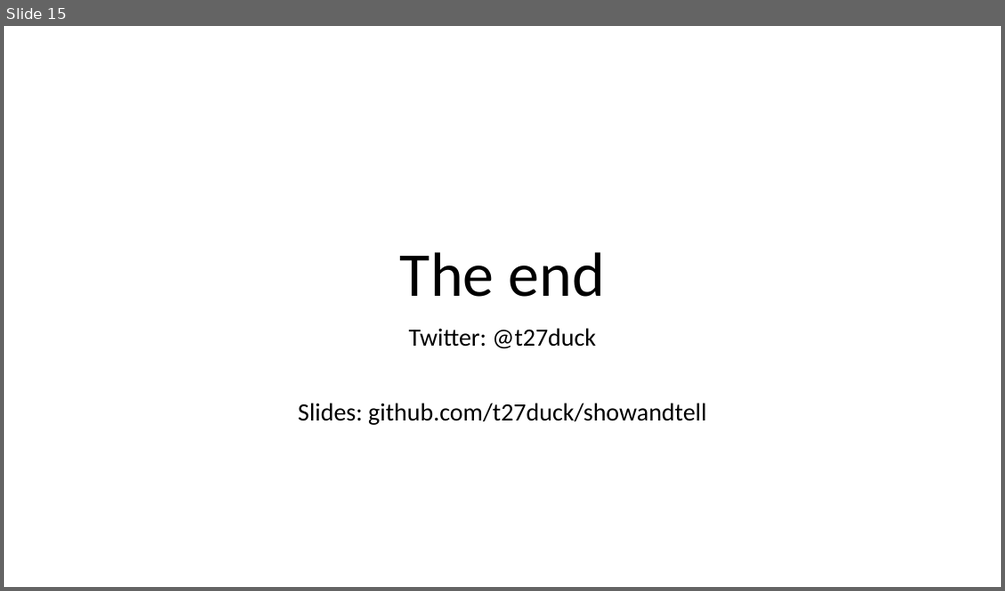
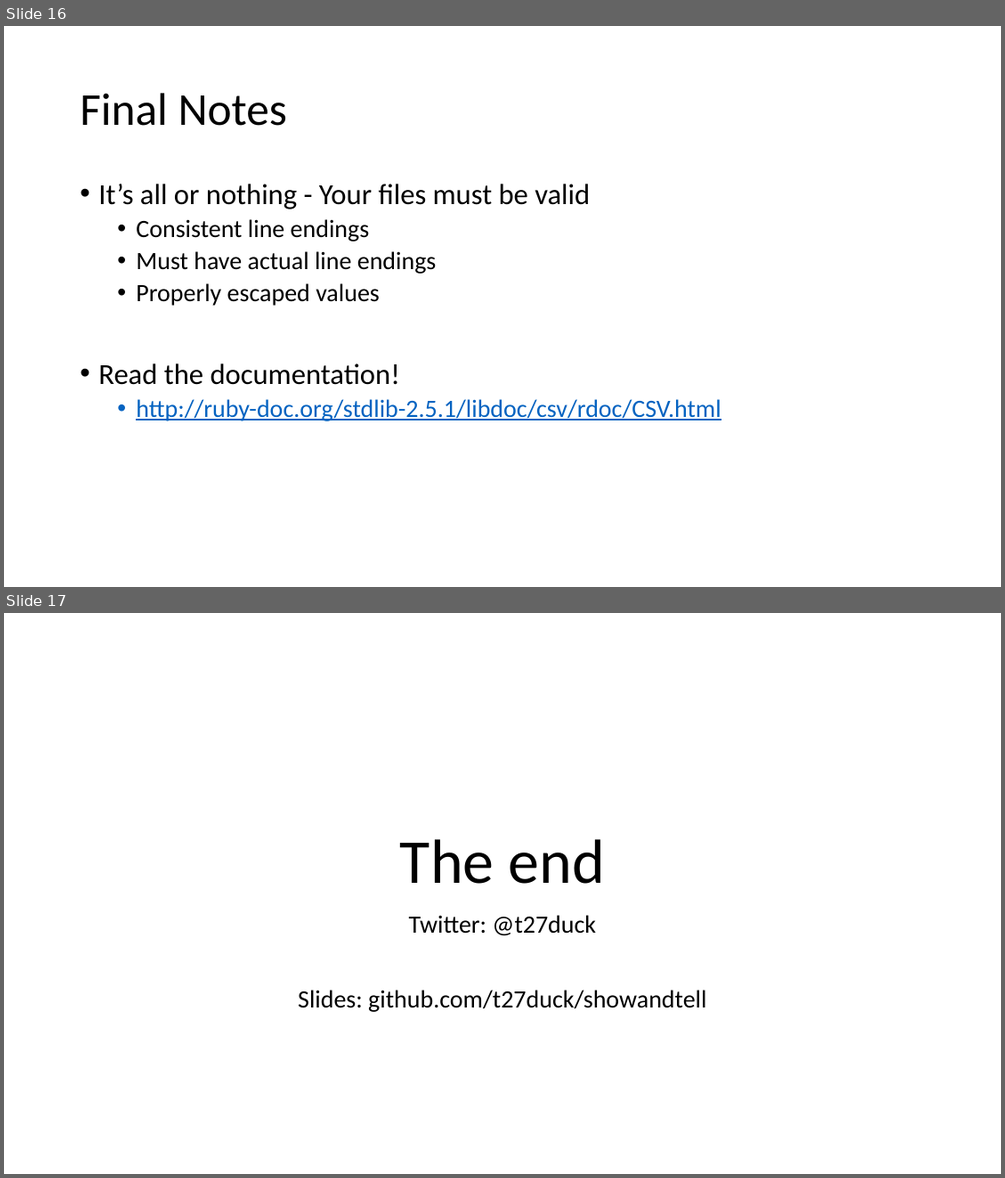
Before and after one commit to t27duck/showandtell, a slide deck: presentations/indyrb/2018-07/csv.pptx. Shown one above the other, each under a label of ours: slide 15 before the commit, slides 16 and 17 after it. The pictures are 1005x591 and 1005x1178 pixels, drawn with LibreOffice and Linux fonts; fonts in the diff are those of the drawing. Boxes give left, top, right and bottom in pixels: in the first picture for what was removed or moved away, otherwise in the second. Text is boxed around its words. In the diff, an @@ line names an element or a change of style, - is before the commit and + after.

```diff
--- a/presentations/indyrb/2018-07/csv.pptx
+++ b/presentations/indyrb/2018-07/csv.pptx
@@ slide 16 added at (4,26,1001,587), background #FFFFFF @@
@@ title added at (80,93,287,126), 44 pt, text #000000 @@
+Final Notes
@@ text added at (98,184,720,421), 24 pt, text #000000 @@
+• It’s all or nothing - Your files must be valid
+  • Consistent line endings
+  • Must have actual line endings
+  • Properly escaped values
+• Read the documentation!
+  • http://ruby-doc.org/stdlib-2.5.1/libdoc/csv/rdoc/CSV.html
@@ what was slide 15 is now slide 17 @@
```
Also in this commit, not shown: 1 other slide added, 1 other file.
